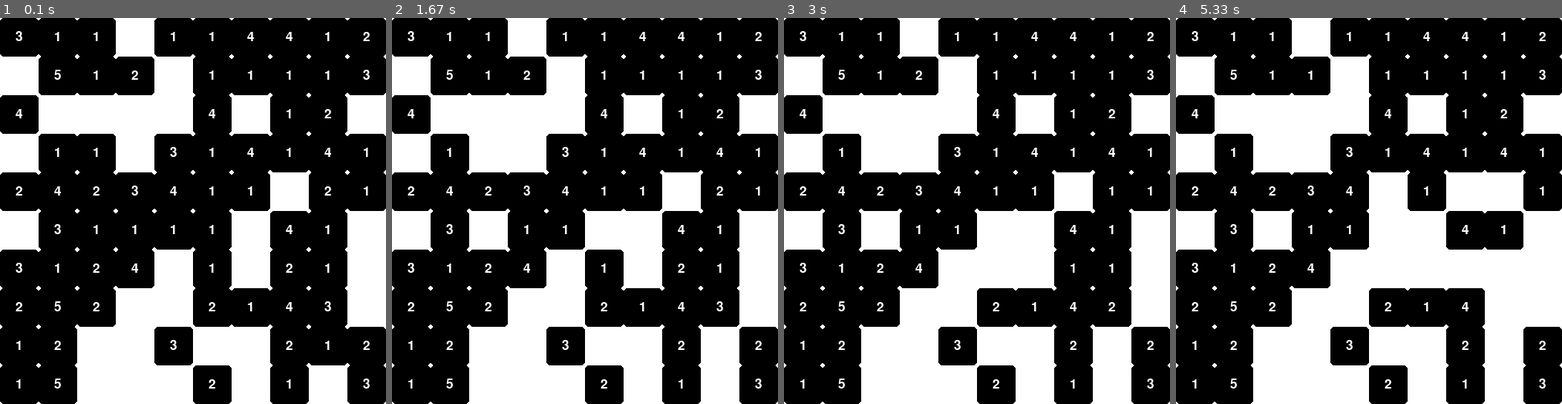
Above: before the commit, frames 1-4 (left to right).
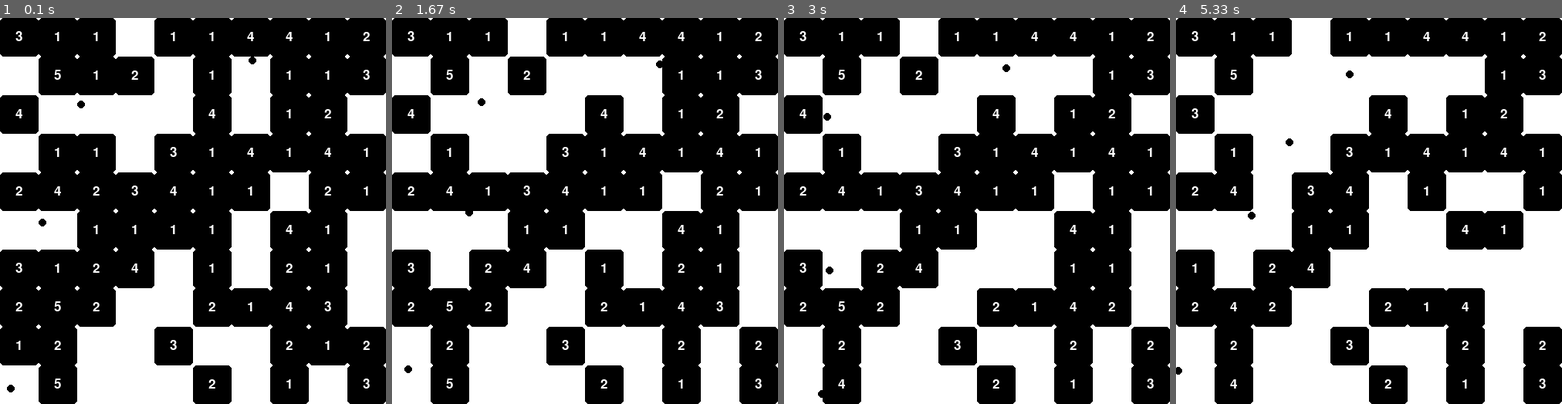
Above: after the commit, the same moments.

Repository: sillypantscoder/pygame_breakout
Game: pygame game, started from main.py
Same seed, same stepped clock (60 frames per second), same inputs: the game is played once before the commit and once after it.
Inputs (mouse positions are in pixels of both pictures, inside the frame that each line leads up to):
- Up to frame 1 (0.1 s): no input
- Up to frame 2 (1.67 s): click (585, 211) at 0.38 s; click (492, 214) at 0.72 s; click (727, 346) at 1.05 s; click (492, 133) at 1.38 s
- Up to frame 3 (3 s): click (980, 253) at 1.72 s; click (1077, 272) at 2.05 s; click (1112, 311) at 2.38 s; click (1115, 180) at 2.72 s
- Up to frame 4 (5.33 s): click (1504, 288) at 3.05 s; click (1384, 195) at 3.38 s; click (1507, 299) at 3.72 s; click (1473, 253) at 4.05 s; click (1307, 83) at 4.38 s; click (1504, 207) at 4.72 s; click (1488, 303) at 5.08 s

The runs differ from the first frame. In frame 1, 2.9% of the frame differs, in the area x 0-70%, y 10-100%; in frame 2, 6.9%; in frame 3, 7.9%; in frame 4, 10%, in the area x 0-80%, y 10-100%.

Commit message:
Balls bounce off bricks and walls

Diff:
--- a/main.py
+++ b/main.py
@@ -13,7 +13,61 @@
 FONT = pygame.font.SysFont(pygame.font.get_default_font(), round(CELLSIZE / 2))
 FONTHEIGHT = FONT.render("0", True, WHITE).get_height()
 
+class Entity:
+	def __init__(self, x, y):
+		self.pos = [x, y]
+	def draw(self, s: pygame.Surface):
+		s.set_at(self.pos, BLACK)
+
+class Ball(Entity):
+	def __init__(self, x, y):
+		self.pos = [x, y]
+		self.v = [((random.random() * 2) - 1), ((random.random() * 2) - 1)]
+	def draw(self, s: pygame.Surface):
+		pygame.draw.circle(s, BLACK, self.pos, 5)
+		self.pos[0] += self.v[0]
+		self.pos[1] += self.v[1]
+		# Collisions with screen edges
+		if self.pos[0] <= 0:
+			self.v[0] = abs(self.v[0]) # bounce off left side of screen
+			self.pos[0] = 0
+		elif self.pos[0] >= BOARDSIZE[0] * CELLSIZE:
+			self.v[0] = -abs(self.v[0]) # bounce off right side of screen
+			self.pos[0] = BOARDSIZE[0] * CELLSIZE - 1
+		if self.pos[1] <= 0:
+			self.v[1] = abs(self.v[1]) # bounce off top side of screen
+			self.pos[1] = 0
+		elif self.pos[1] >= BOARDSIZE[1] * CELLSIZE:
+			self.v[1] = -abs(self.v[1]) # bounce off bottom side of screen
+			self.pos[1] = BOARDSIZE[1] * CELLSIZE - 1
+		pos = [0, 0]
+		pos[0] = math.floor(self.pos[0] / CELLSIZE)
+		pos[1] = math.floor(self.pos[1] / CELLSIZE)
+		if not insideBoard(*pos):
+			print('kaboom', *pos)
+		if BOARD[pos[0]][pos[1]] > 0:
+			BOARD[pos[0]][pos[1]] -= 1
+			cellrect = pygame.Rect(pos[0] * CELLSIZE, pos[1] * CELLSIZE, CELLSIZE, CELLSIZE)
+			# LEFT & RIGHT
+			if self.pos[0] - 5 <= cellrect.left:
+				self.v[0] = -self.v[0] # bounce off left side of brick
+			elif self.pos[0] + 5 >= cellrect.right:
+				self.v[0] = -self.v[0] # bounce off right side of brick
+			# UP & DOWN
+			if self.pos[1] - 5 <= cellrect.top:
+				self.v[1] = -self.v[1] # bounce off top side of brick
+			elif self.pos[1] + 5 >= cellrect.bottom:
+				self.v[1] = -self.v[1] # bounce off bottom side of brick
+
+def createBall(): entities.append(Ball(random.randint(0, BOARDSIZE[0] * CELLSIZE), random.randint(0, BOARDSIZE[1] * CELLSIZE)))
+def insideBoard(x, y): return x >= 0 and x < BOARDSIZE[0] and y >= 0 and y < BOARDSIZE[1]
+
 screen = pygame.display.set_mode((500, 500))
+entities = []
+createBall()
+createBall()
+createBall()
+createBall()
 
 c = pygame.time.Clock()
 running = True
@@ -39,6 +93,9 @@
 				pygame.draw.rect(rendered_board, BLACK, cellrect, 0, 5)
 				number = FONT.render(str(cell), True, WHITE)
 				rendered_board.blit(number, (cellrect.centerx - (number.get_width() / 2), cellrect.centery - (number.get_height() / 2)))
+	# Entities
+	for e in entities:
+		e.draw(rendered_board)
 	screen.blit(rendered_board, (0, 0))
 	# Flip
 	pygame.display.flip()
